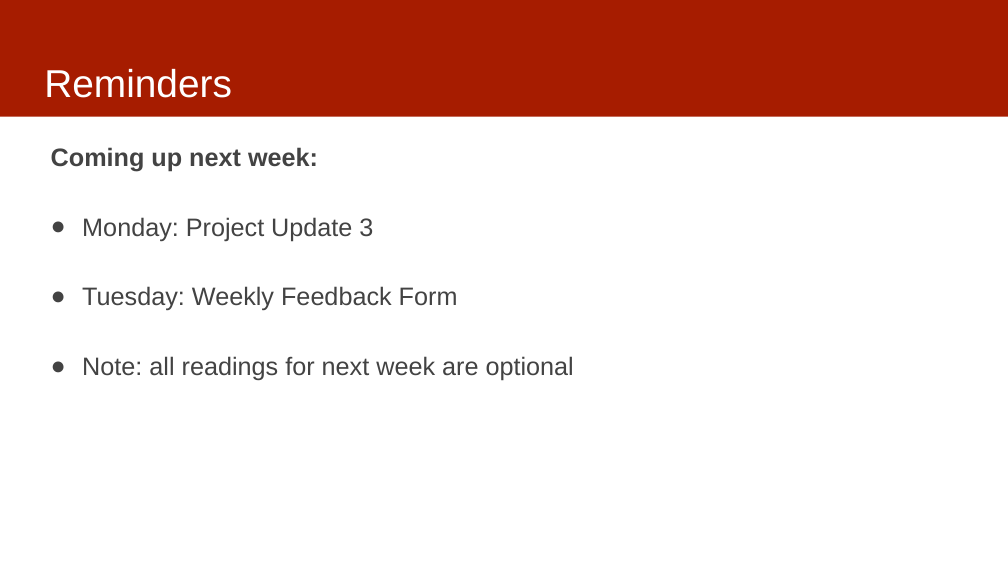
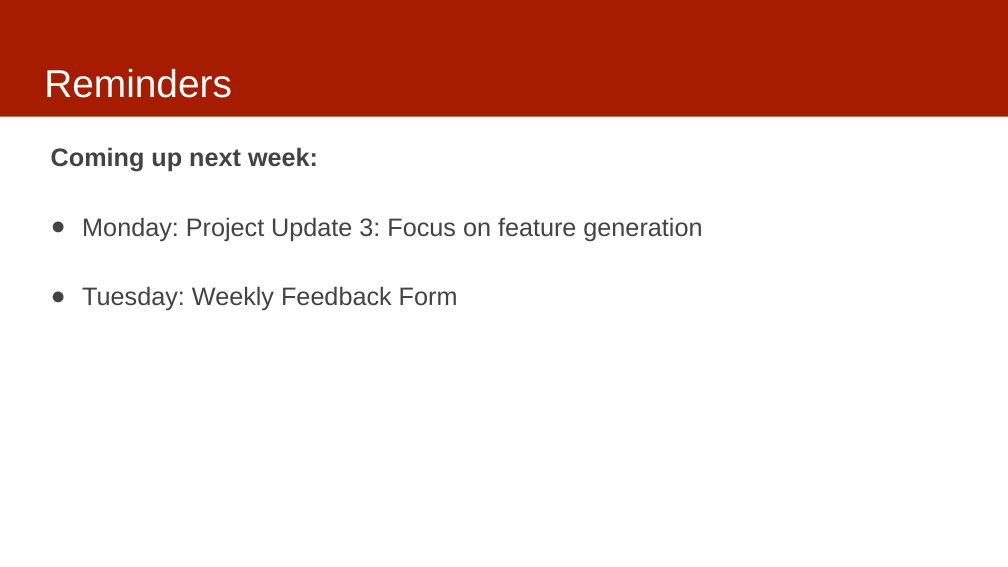
Before and after one commit to dssg/MLinPractice, a slide deck: slide 34 of Lectures/Lecture7-Features.pptx. Drawn at 1008x567 pixels with LibreOffice and Linux fonts; fonts in the diff are those of the drawing. Boxes give left, top, right and bottom in pixels: in the first picture for what was removed or moved away, otherwise in the second. Text is boxed around its words. In the diff, an @@ line names an element or a change of style, - is before the commit and + after.

```diff
--- a/Lectures/Lecture7-Features.pptx
+++ b/Lectures/Lecture7-Features.pptx
@@ text at (82,217,702,242): text changed @@
-● Monday: Project Update 3
+● Monday: Project Update 3: Focus on feature generation
@@ text at (82,356,574,381): paragraph removed @@
-● Note: all readings for next week are optional
```
Also in this commit, not shown: 4 other slides changed.
